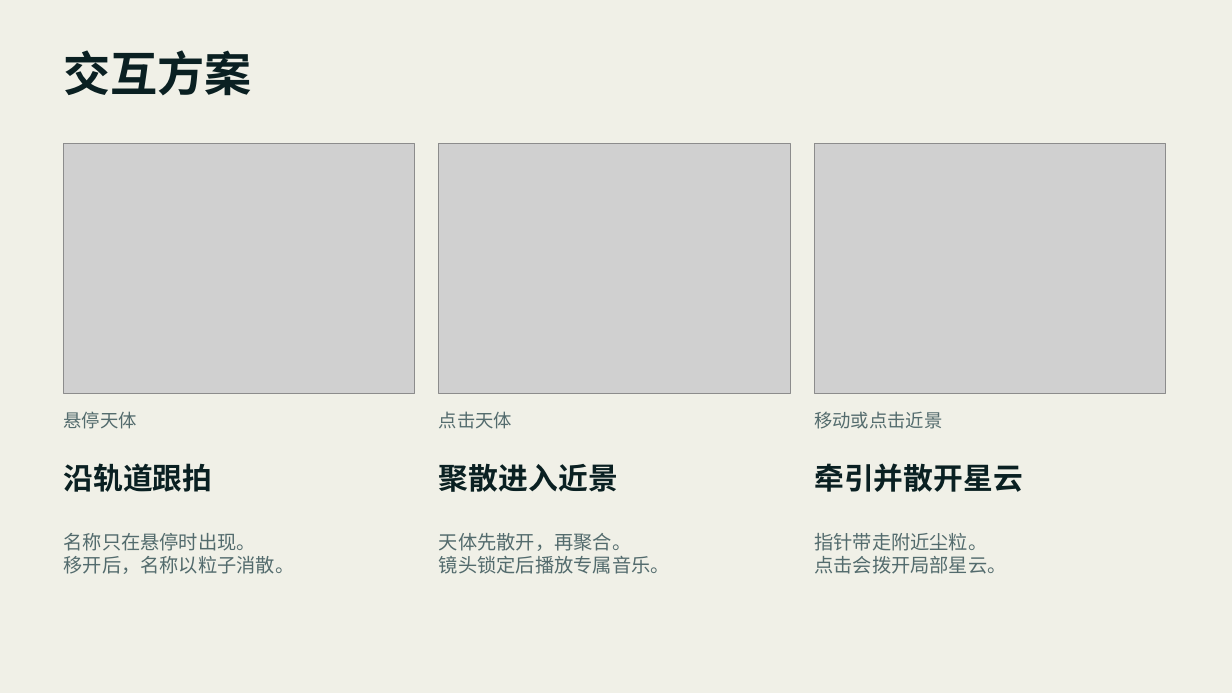
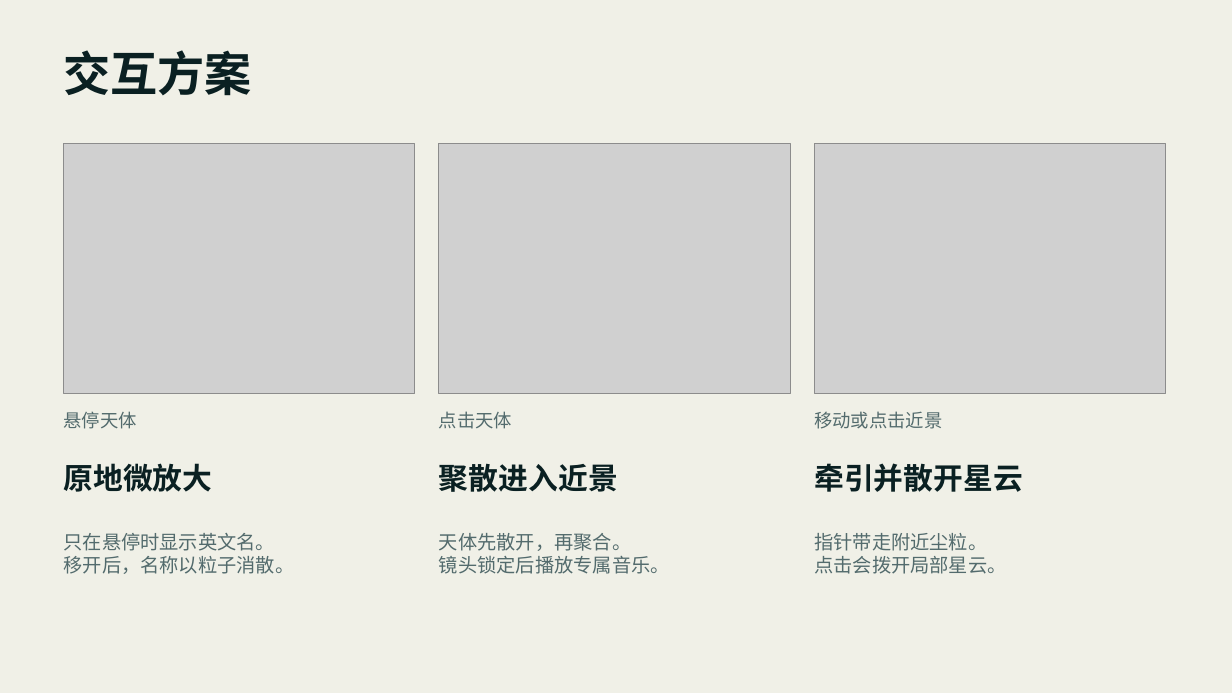
Before and after one commit to toki37644/TD, a slide deck: slide 6 of 深空回声·作品汇报.pptx. Drawn at 1232x693 pixels with LibreOffice and Linux fonts; fonts in the diff are those of the drawing; grey boxes stand for pictures. Boxes give left, top, right and bottom in pixels: in the first picture for what was removed or moved away, otherwise in the second. Text is boxed around its words. In the diff, an @@ line names an element or a change of style, - is before the commit and + after.

```diff
--- a/深空回声·作品汇报.pptx
+++ b/深空回声·作品汇报.pptx
@@ text at bbox=[64, 463, 213, 492]: text changed @@
-沿轨道跟拍
+原地微放大
@@ text at bbox=[64, 533, 276, 551]: text changed @@
-名称只在悬停时出现。
+只在悬停时显示英文名。
```
Also in this commit, not shown: 6 other slides changed, 13 other files.
